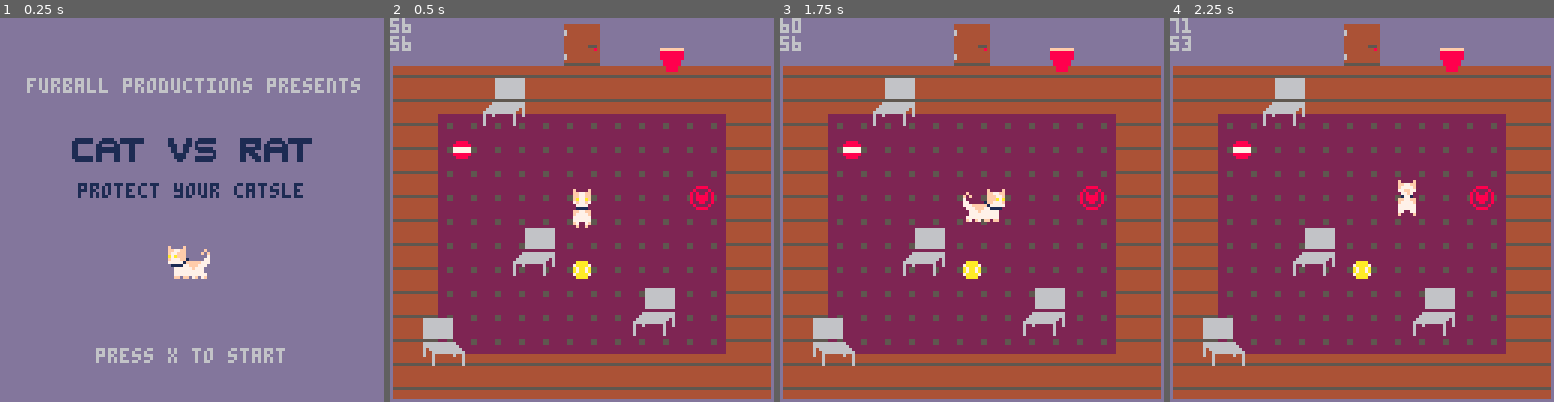
Above: before the commit, frames 1-4 (left to right).
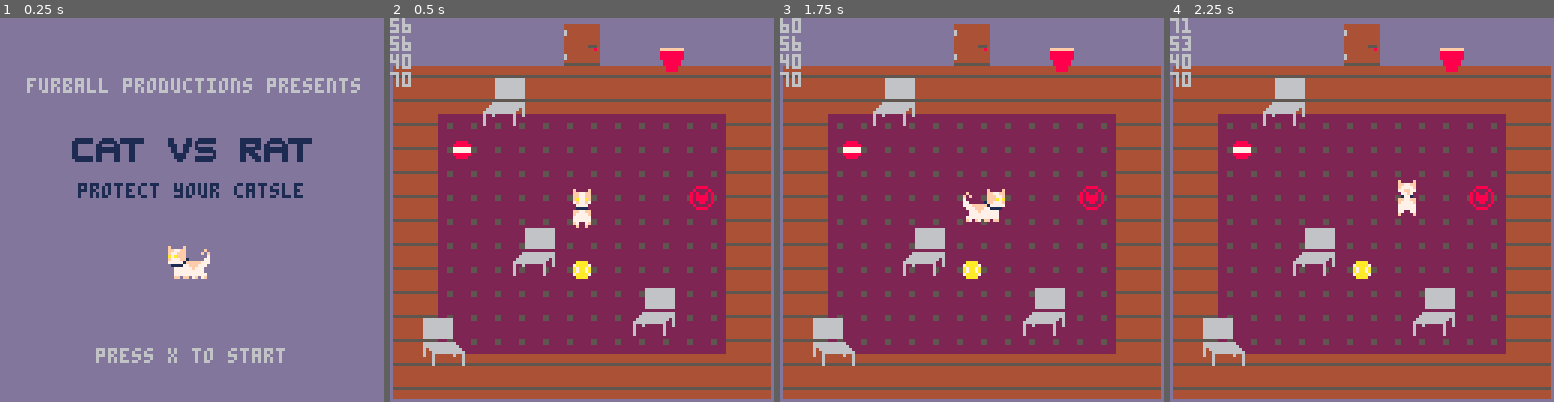
Above: after the commit, the same moments.

Repository: Mpgrime/GameDesign
Game: PICO-8 cartridge catgame.p8
Same seed, same stepped clock (60 frames per second), same inputs: the game is played once before the commit and once after it.
Inputs:
- Up to frame 1 (0.25 s): no input
- Up to frame 2 (0.5 s): tap X (X key) at 0.33 s
- Up to frame 3 (1.75 s): tap X (X key) at 1.07 s; hold Right from 1.6 s (still down)
- Up to frame 4 (2.25 s): tap X (X key) at 1.85 s; release Right at 2.1 s; hold Up from 2.15 s (still down)

Frame 1 is identical in both runs. In frame 2, 0.2% of the frame differs, in the area x 0-6%, y 9-18%; in frame 3, 0.2%; in frame 4, 0.2%.

Commit message:
Update catgame.p8
more collision work. also i think the sprite hitboxes need to be updated

Diff:
--- a/catgame.p8
+++ b/catgame.p8
@@ -370,24 +370,25 @@
 	local cT = false --is colliding top
 
 	-- get coords of object
-	local x = (obj.x/8)
-	local y = (obj.y/8)
-
+	local x1 = ((obj.x+7)/8)
+	local y1 = ((obj.y+7)/8)
+	local x2 = ((obj.x+15)/8)
+	local y2 = ((obj.y+15)/8)
 	-- check if colliding left
-	if dir == "l" then
-		cL = fget(mget(x-1, y), 0) --checks if tile left has flag 0 set
+	if dir == "l" or dir == "t" then
+		cL = fget(mget(x1, y1), 0) --checks if tile left has flag 0 set
 	end
 	--check if colliding bottom
-	if dir =="b" then
-		cB = fget(mget(x, y+1), 0) --checks if tile below has flag 0 set
+	if dir =="b" or dir == "l" then
+		cB = fget(mget(x1, y2), 0) --checks if tile below has flag 0 set
 	end
 	--check if colliding right
-	if dir =="r" then
-		cR = fget(mget(x+1, y), 0) --checks if tile right has flag 0 set
+	if dir =="r" or dir == "t" then
+		cR = fget(mget(x2, y1), 0) --checks if tile right has flag 0 set
 	end
 	--check if colliding top
-	if dir =="t" then
-		cT = fget(mget(x, y-1), 0) --checks if tile top has flag 0 set
+	if dir =="t" or dir == "b" then
+		cT = fget(mget(x2, y2), 0) --checks if tile top has flag 0 set
 	end
 	if cT or cR or cB or cL then --if there will be a collision
 		return true
@@ -420,6 +421,8 @@
 	props_draw()
 	print(cat.x)
 	print(cat.y)
+	print(chair.x[1])
+	print(chair.y[1])
 
 end
 
